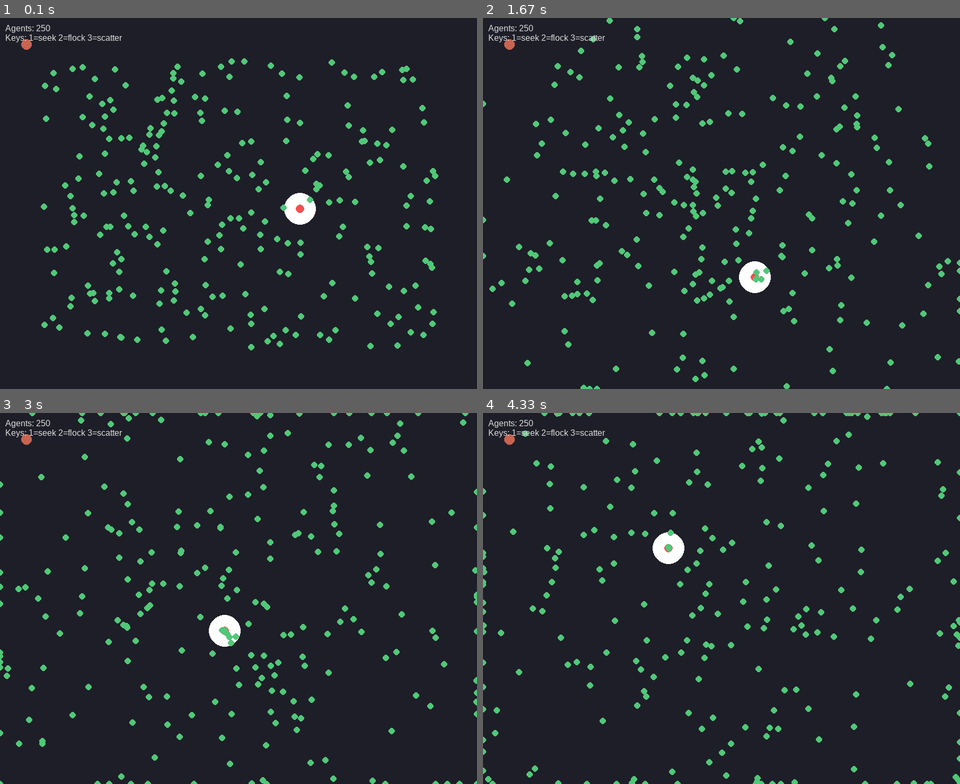
Above: before the commit, frames 1-4 (two rows, left to right).
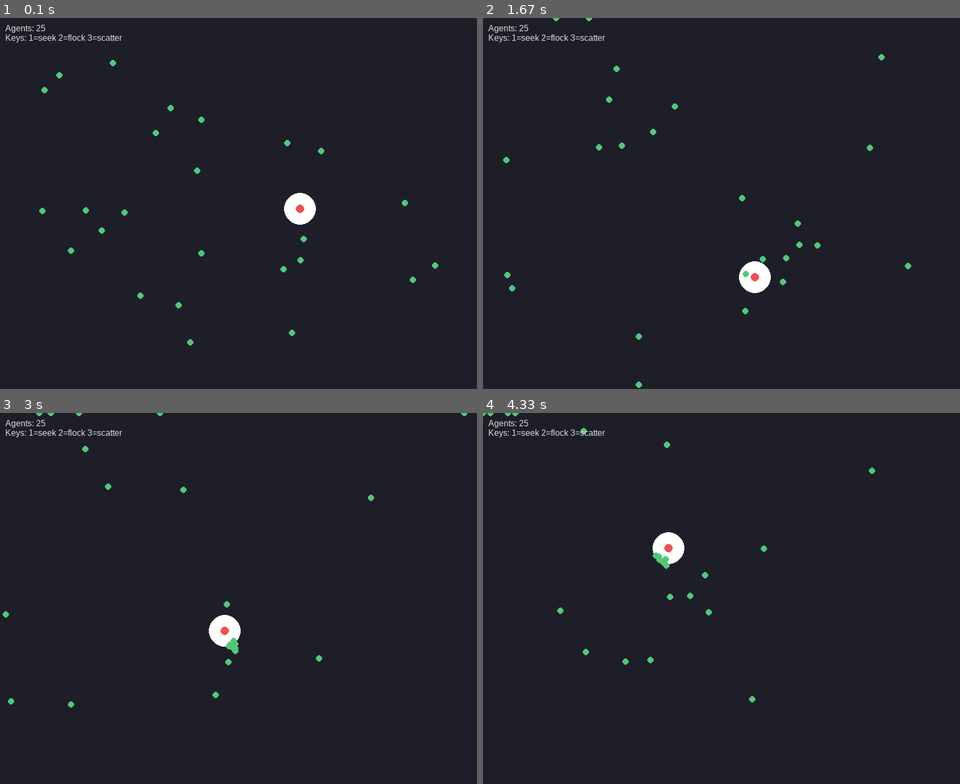
Above: after the commit, the same moments.

Repository: ASachoTanzer/ME459Swarm
Game: pygame game, started from swarm_sim/main.py
Two runs of this game, one before a commit and one after it. Both use one fixed random seed, a clock stepped at 60 frames per second and the inputs below.
Inputs:
- Up to frame 1 (0.1 s): no input
- Up to frame 2 (1.67 s): tap 1 at 0.33 s
- Up to frame 3 (3 s): no input
- Up to frame 4 (4.33 s): no input

The runs differ from the first frame. In frame 1, 4.4% of the frame differs, in the area x 4-92%, y 1-90%; in frame 2, 4.3%; in frame 3, 3.8%; in frame 4, 3.7%.

Commit message:
implemented paper pso alg

Diff:
--- a/swarm_sim/agents.py
+++ b/swarm_sim/agents.py
@@ -3,10 +3,9 @@
 from swarm_sim import config
 
 class Agent:
-    def __init__(self, pos, algorithm='random_walk'):
+    def __init__(self, pos, vel):
         self.pos = list(pos)
-        self.velocity = (0.0, 0.0)
-        self.algorithm = algorithm
+        self.velocity = list(vel)
         self.radius = 6
         # detection settings
         self.detection_radius = config.DETECTION_RADIUS
@@ -15,9 +14,9 @@
 
     def step(self, sim):
         # algorithm dispatcher
-        fn = getattr(algorithms, self.algorithm, algorithms.random_walk)
-        new_vel = fn(self, sim)
-        # apply velocity
+        # fn = getattr(algorithms, self.algorithm, algorithms.random_walk)
+        new_vel = algorithms.dynamic_k_pso(self, sim)
+        # apply velocity and clamp
         self.velocity = new_vel
         self.pos[0] += self.velocity[0]
         self.pos[1] += self.velocity[1]
@@ -44,12 +43,3 @@
     def receive_estimated_target(self, estimated_pos, sim=None):
         # mothership-provided estimated target location
         self.estimated_target = estimated_pos
-
-    def receive_signal(self, signal, sim):
-        # Example: switch algorithm based on mothership signal
-        if signal == 'go_seek':
-            self.algorithm = 'seek_target'
-        elif signal == 'go_flock':
-            self.algorithm = 'flock'
-        elif signal == 'scatter':
-            self.algorithm = 'random_walk'
--- a/swarm_sim/algorithms.py
+++ b/swarm_sim/algorithms.py
@@ -1,6 +1,7 @@
 import random
 import math
 from swarm_sim import config
+
 
 def clamp(vec, max_len):
     x, y = vec
@@ -9,6 +10,114 @@
         return (x / mag * max_len, y / mag * max_len)
     return vec
 
+
+def distance(a, b):
+    return math.hypot(a[0] - b[0], a[1] - b[1])
+
+
+def k_nearest(agent, agents, k):
+    others = [a for a in agents if a is not agent]
+    others.sort(key=lambda a: distance(a.pos, agent.pos))
+    return others[:max(0, min(k, len(others)))]
+
+
+def adaptive_repulsion_update(sim, agent, neighbors):
+    """
+    Update global adaptive repulsion coefficient `sim.aR` according to Algorithm 1.
+    If the agent or any neighbor detects the target (f == -1), decrease aR, else increase.
+    """
+    # f(x_i,t) == -1 if agent within detection radius of true target
+    def detects(a):
+        return distance(a.pos, sim.target_pos) <= a.detection_radius
+
+    any_detect = detects(agent) or any(detects(n) for n in neighbors)
+    if any_detect:
+        if sim.aR > config.AR_MIN:
+            sim.aR = max(config.AR_MIN, sim.aR - config.AR_DELTA)
+    else:
+        if sim.aR < config.AR_MAX:
+            sim.aR = min(config.AR_MAX, sim.aR + config.AR_DELTA)
+
+
+def v_repulsion(agent, neighbors, sim):
+    """Compute v_rep for agent using Eq. (3).
+
+    v_rep = - sum_j aR * r_vec / r^(d+1)
+    where r_vec = pos_j - pos_i, r = |r_vec|, d = config.AR_D
+    """
+    ax = ay = 0.0
+    dpow = config.AR_D
+    aR = sim.aR
+    for n in neighbors:
+        rx = n.pos[0] - agent.pos[0]
+        ry = n.pos[1] - agent.pos[1]
+        r = math.hypot(rx, ry)
+        if r == 0:
+            continue
+        # contribution: - aR * (r_vec) / r^(d+1)
+        factor = -aR**dpow / (r ** (dpow + 1))
+        ax += factor * rx
+        ay += factor * ry
+    return (ax, ay)
+
+
+def vpso_component(agent, nbest_pos):
+    """Compute PSO velocity component using Eq. (1)
+
+    vpso = omega * v + c * r * (Nbest - x)
+    """
+    vx, vy = agent.velocity
+    rx = random.random()
+    dx = nbest_pos[0] - agent.pos[0]
+    dy = nbest_pos[1] - agent.pos[1]
+    comp_x = config.OMEGA * vx + config.PSO_C * rx * dx
+    comp_y = config.OMEGA * vy + config.PSO_C * rx * dy
+    return (comp_x, comp_y)
+
+
+def dynamic_k_pso(agent, sim):
+    """Main update implementing Algorithm 2 for a single agent.
+
+    Returns the new velocity vector for the agent.
+    """
+    # determine topological k-nearest neighbors
+    neighbors = k_nearest(agent, sim.agents, config.K_NEIGHBORS)
+
+    # determine Nbest
+    def detects(a):
+        return distance(a.pos, sim.target_pos) <= a.detection_radius
+
+    if detects(agent):
+        nbest = agent.pos
+    else:
+        target_neighbor = None
+        for n in neighbors:
+            if detects(n):
+                target_neighbor = n
+                break
+        if target_neighbor is not None:
+            nbest = target_neighbor.pos
+        else:
+            nbest = agent.pos
+
+    # vpso
+    vpso = vpso_component(agent, nbest)
+
+    # adaptive repulsion update using Algorithm 1 (updates sim.aR)
+    adaptive_repulsion_update(sim, agent, neighbors)
+
+    # vrep
+    vrep = v_repulsion(agent, neighbors, sim)
+
+    # combine
+    vx = vpso[0] + vrep[0]
+    vy = vpso[1] + vrep[1]
+
+    # clamp to V_MAX
+    return clamp((vx, vy), config.V_MAX)
+
+
+# maintain compatibility with existing simple algorithms
 def random_walk(agent, sim):
     # small random jitter
     ax = (random.random() - 0.5) * 0.6
@@ -17,6 +126,7 @@
     vx += ax
     vy += ay
     return clamp((vx, vy), sim.max_speed)
+
 
 def seek_target(agent, sim):
     # prefer mothership-provided estimate if available
@@ -35,53 +145,11 @@
         vx += ax
         vy += ay
         return clamp((vx, vy), sim.max_speed)
-    desired = (dx / dist * sim.max_speed, dy / dist * sim.max_speed)
+    desired = (dx / dist * sim.max_speed, dy / dist * sim.max_speed) if dist>0 else (0,0)
     vx, vy = agent.velocity
-
-    #steering = desired - velocity (simple)
     steer = (desired[0] - vx, desired[1] - vy)
     return clamp((vx + steer[0]*0.05, vy + steer[1]*0.05), sim.max_speed)
 
-def avoid_mothership(agent, sim):
-    mx, my = sim.mothership.pos
-    ax, ay = agent.pos
-    dx = ax - mx
-    dy = ay - my
-    dist = math.hypot(dx, dy)
-    if dist == 0:
-        return agent.velocity
-    if dist < 80:
-        # move away strongly
-        return clamp((dx/dist*sim.max_speed, dy/dist*sim.max_speed), sim.max_speed)
-    return agent.velocity
 
-def flock(agent, sim):
-    # simple Reynolds rules: cohesion + separation + alignment
-    neighbors = [a for a in sim.agents if a is not agent and distance(a.pos, agent.pos) < 60]
-    vx, vy = agent.velocity
-    if not neighbors:
-        return random_walk(agent, sim)
-    # cohesion: move toward average pos
-    avgx = sum(a.pos[0] for a in neighbors) / len(neighbors)
-    avgy = sum(a.pos[1] for a in neighbors) / len(neighbors)
-    cx = (avgx - agent.pos[0]) * 0.002
-    cy = (avgy - agent.pos[1]) * 0.002
-    # separation
-    sx = 0
-    sy = 0
-    for a in neighbors:
-        d = distance(a.pos, agent.pos)
-        if d < 18 and d>0:
-            sx -= (a.pos[0]-agent.pos[0]) * 0.02
-            sy -= (a.pos[1]-agent.pos[1]) * 0.02
-    # alignment
-    avvx = sum(a.velocity[0] for a in neighbors) / len(neighbors)
-    avvy = sum(a.velocity[1] for a in neighbors) / len(neighbors)
-    ax_adj = (avvx - vx) * 0.05
-    ay_adj = (avvy - vy) * 0.05
-    nx = vx + cx + sx + ax_adj
-    ny = vy + cy + sy + ay_adj
-    return clamp((nx, ny), sim.max_speed)
-
-def distance(a, b):
-    return math.hypot(a[0]-b[0], a[1]-b[1])
+def distance_alias(a, b):
+    return distance(a, b)
--- a/swarm_sim/config.py
+++ b/swarm_sim/config.py
@@ -11,3 +11,21 @@
 DETECTION_RADIUS = 30
 # If True, measurement noise will be applied to agent detection readings (not implemented yet)
 MEASUREMENT_NOISE = False
+
+# Algorithm parameters (Adaptive Repulsion + Dynamic k-Nearest PSO)
+# Adaptive Repulsion
+AR_MIN = 0.375
+AR_MAX = 1
+AR_DELTA = 0.01
+AR_INIT = 0.8
+AR_D = 6
+
+# Dynamic k-nearest PSO
+K_NEIGHBORS = 5
+OMEGA = 1.0
+PSO_C = 0.5
+
+# Velocity clamp
+V_MAX = MAX_SPEED
+
+USE_MOTHERSHIP = False
--- a/swarm_sim/main.py
+++ b/swarm_sim/main.py
@@ -13,10 +13,13 @@
         pygame.display.set_caption('Swarm Sim — moving target + mothership')
         self.clock = pygame.time.Clock()
         self.agents = []
-        self.mothership = Mothership(config.MOTHERSHIP_POS)
+        if config.USE_MOTHERSHIP:
+            self.mothership = Mothership(config.MOTHERSHIP_POS)
         self.global_signals = []
         self.target_pos = (self.window_size[0]//2, self.window_size[1]//2)
         self.max_speed = config.MAX_SPEED
+        # adaptive repulsion coefficient (updated by algorithms)
+        self.aR = config.AR_INIT
 
     def setup(self, num_agents=20):
         w, h = self.window_size
@@ -24,10 +27,12 @@
             x = random.uniform(80, w-80)
             y = random.uniform(80, h-80)
             # start with mixed algorithms
-            alg = random.choice(['random_walk', 'flock', 'seek_target'])
-            a = Agent((x, y), algorithm=alg)
+            vx = random.uniform(-self.max_speed, self.max_speed)
+            vy = random.uniform(-self.max_speed, self.max_speed)
+            a = Agent((x, y), (vx, vy))
             self.agents.append(a)
-            self.mothership.subscribe(a)
+            if config.USE_MOTHERSHIP:
+                self.mothership.subscribe(a)
 
     def run(self):
         running = True
@@ -39,12 +44,13 @@
                 if event.type == pygame.QUIT:
                     running = False
                 elif event.type == pygame.KEYDOWN:
-                    if event.key == pygame.K_1:
-                        self.mothership.broadcast('go_seek', self)
-                    elif event.key == pygame.K_2:
-                        self.mothership.broadcast('go_flock', self)
-                    elif event.key == pygame.K_3:
-                        self.mothership.broadcast('scatter', self)
+                    pass
+                    # if event.key == pygame.K_1:
+                    #     self.mothership.broadcast('go_seek', self)
+                    # elif event.key == pygame.K_2:
+                    #     self.mothership.broadcast('go_flock', self)
+                    # elif event.key == pygame.K_3:
+                    #     self.mothership.broadcast('scatter', self)
 
             # update moving target (circular path)
             cx, cy = self.window_size[0]//2, self.window_size[1]//2
@@ -52,32 +58,34 @@
             self.target_pos = (cx + math.cos(t*0.6)*r*0.5, cy + math.sin(t*0.9)*r*0.6)
 
             # detection phase: agents detect target (if within range) and report to mothership
-            for a in self.agents:
+            if config.USE_MOTHERSHIP:
+                for a in self.agents:
+                    try:
+                        a.detect_and_report(self)
+                    except Exception:
+                        pass
+
+                # mothership integrates reports and broadcasts estimated target
                 try:
-                    a.detect_and_report(self)
+                    self.mothership.integrate_detections(self)
                 except Exception:
                     pass
-
-            # mothership integrates reports and broadcasts estimated target
-            try:
-                self.mothership.integrate_detections(self)
-            except Exception:
-                pass
 
             # step agents (they may use mothership-provided estimate)
             for a in self.agents:
                 a.step(self)
 
             # optionally process queued global signals
-            while self.global_signals:
-                sig = self.global_signals.pop(0)
-                # direct broadcast handled already in mothership
-                pass
+            # while self.global_signals:
+            #     sig = self.global_signals.pop(0)
+            #     # direct broadcast handled already in mothership
+            #     pass
 
             # draw
             self.screen.fill(config.BG_COLOR)
-            # mothership
-            pygame.draw.circle(self.screen, config.MOTHERSHIP_COLOR, (int(self.mothership.pos[0]), int(self.mothership.pos[1])), 10)
+            if config.USE_MOTHERSHIP:
+                # mothership
+                pygame.draw.circle(self.screen, config.MOTHERSHIP_COLOR, (int(self.mothership.pos[0]), int(self.mothership.pos[1])), 10)
             # target
             pygame.draw.circle(self.screen, pygame.Color(255, 255, 255, a=0), (int(self.target_pos[0]), int(self.target_pos[1])), config.DETECTION_RADIUS)
             pygame.draw.circle(self.screen, config.TARGET_COLOR, (int(self.target_pos[0]), int(self.target_pos[1])), 8)
@@ -104,5 +112,5 @@
 
 if __name__ == '__main__':
     sim = Simulation()
-    sim.setup(num_agents=250)
+    sim.setup(num_agents=config.NUM_AGENTS)
     sim.run()
